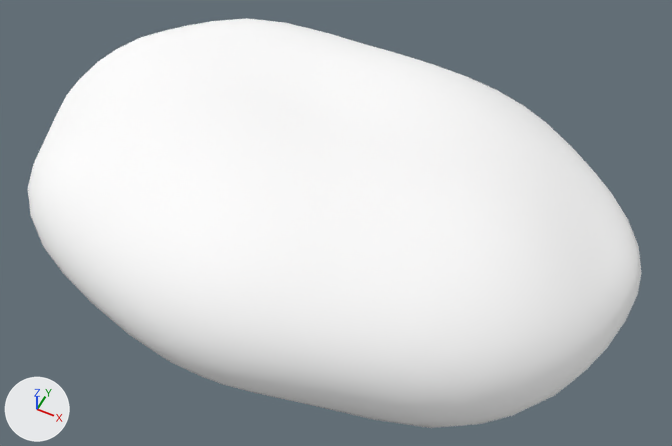
Two versions of the glTF model orrun/assets/props/rocks/rock_riverstone_flat.glb, one commit apart.
Before and after are seen from a 50 mm camera at (0.407, -0.755, 0.967) aimed at (0.042, -0.026, 0.055). The axes (+X, +Y, +Z) are drawn at lower left. The lights are the same throughout. The older version comes first.

In view in the first picture: 'rock_riverstone_flat'.
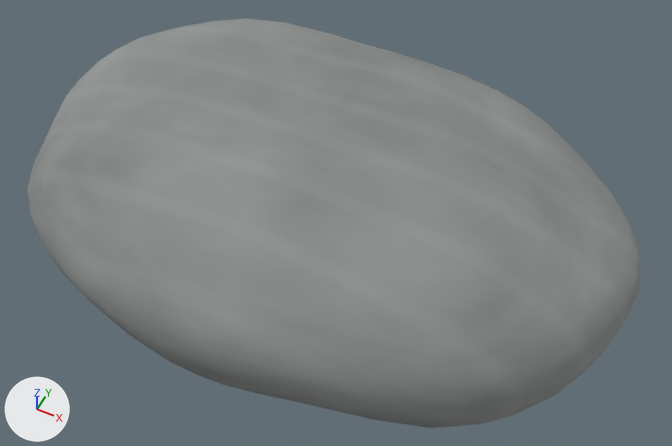
The change, as a list of edits to the scene's bpy script:
```text
Add img_rock_riverstone_flat_albedo:
    img_rock_riverstone_flat_albedo = load_image('rock_riverstone_flat_albedo', '_unpacked/rock_riverstone_flat_albedo', 512, 512, 'sRGB')
Change mat_rock_riverstone_flat_baked:
    remove mat_rock_riverstone_flat_baked.base_color = (1.0, 1.0, 1.0)  # white #ffffff
    add mat_rock_riverstone_flat_baked.texture = img_rock_riverstone_flat_albedo
```

Changed parts and their boxes (x1, y1, x2, y2) in the pictures (672 x 446 px):
'rock_riverstone_flat', surface changed (white to grey): (28, 18, 642, 428) in both
